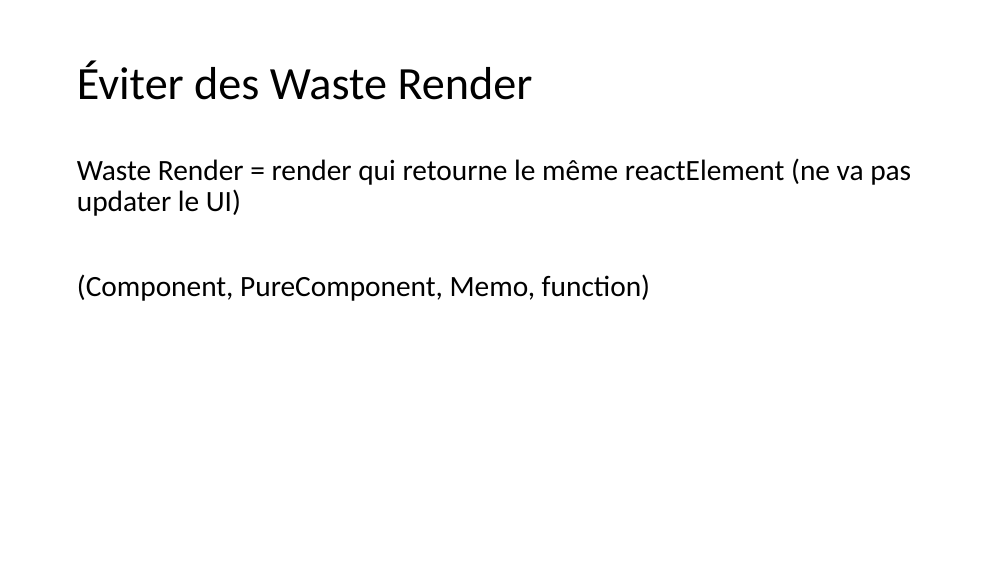
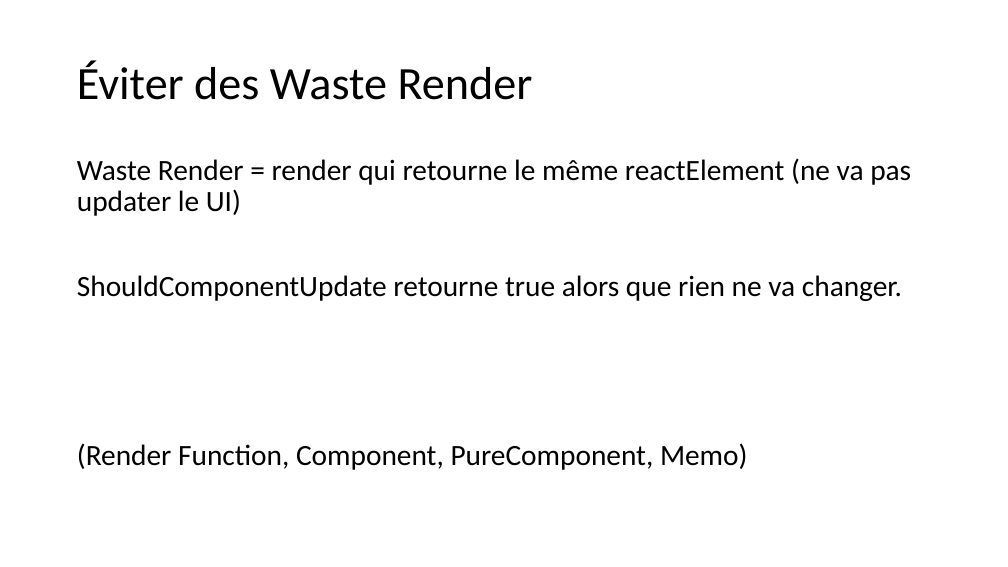
Before and after one commit to samuelgaudreau/formation-front-end-3, a slide deck: slide 20 of part-2/React-Perfo.pptx (slide 16 before the commit). Drawn at 1008x567 pixels with LibreOffice and Linux fonts; fonts in the diff are those of the drawing. Boxes give left, top, right and bottom in pixels: in the first picture for what was removed or moved away, otherwise in the second. Text is boxed around its words. In the diff, an @@ line names an element or a change of style, - is before the commit and + after.

```diff
--- a/part-2/React-Perfo.pptx
+++ b/part-2/React-Perfo.pptx
@@ text at [77,275,902,470]: text changed @@
-(Component, PureComponent, Memo, function)
+ShouldComponentUpdate retourne true alors que rien ne va changer.
+(Render Function, Component, PureComponent, Memo)
```
Also in this commit, not shown: 2 other slides changed, 8 slides added, 2 slides removed, 1 other file.
